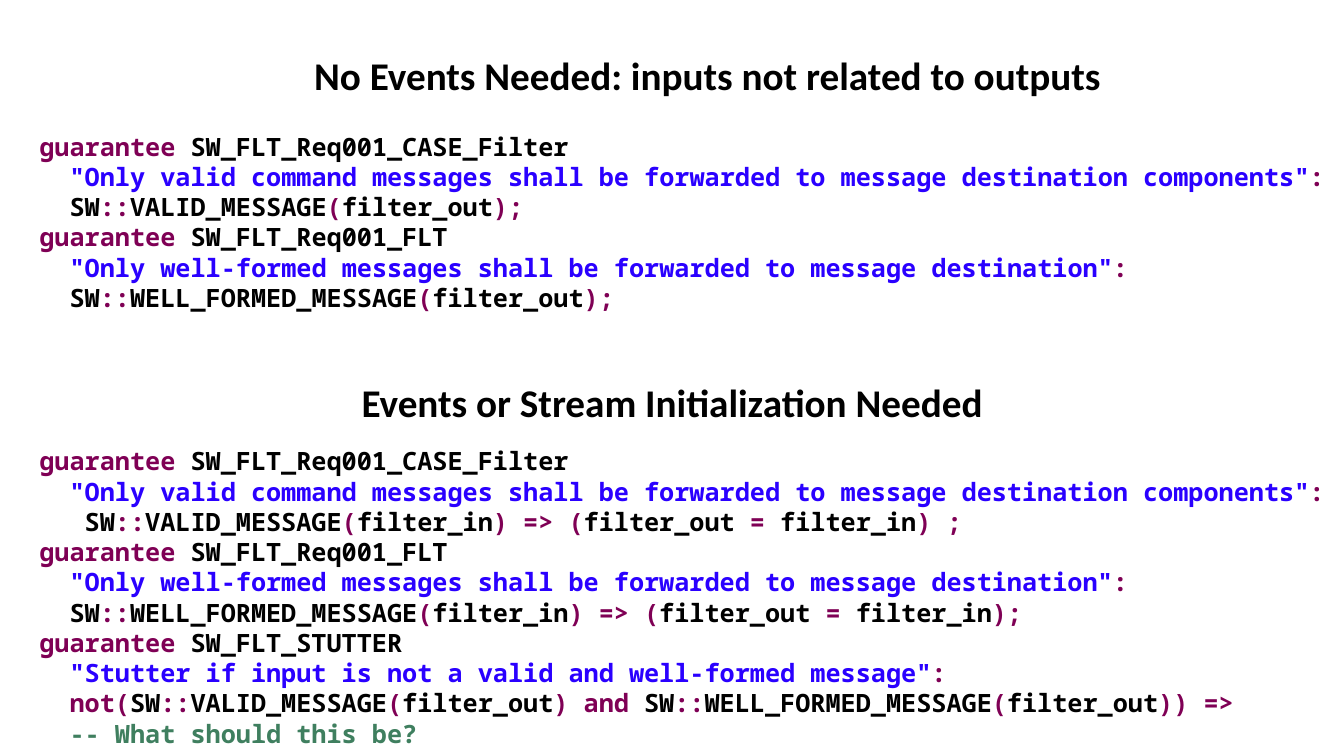
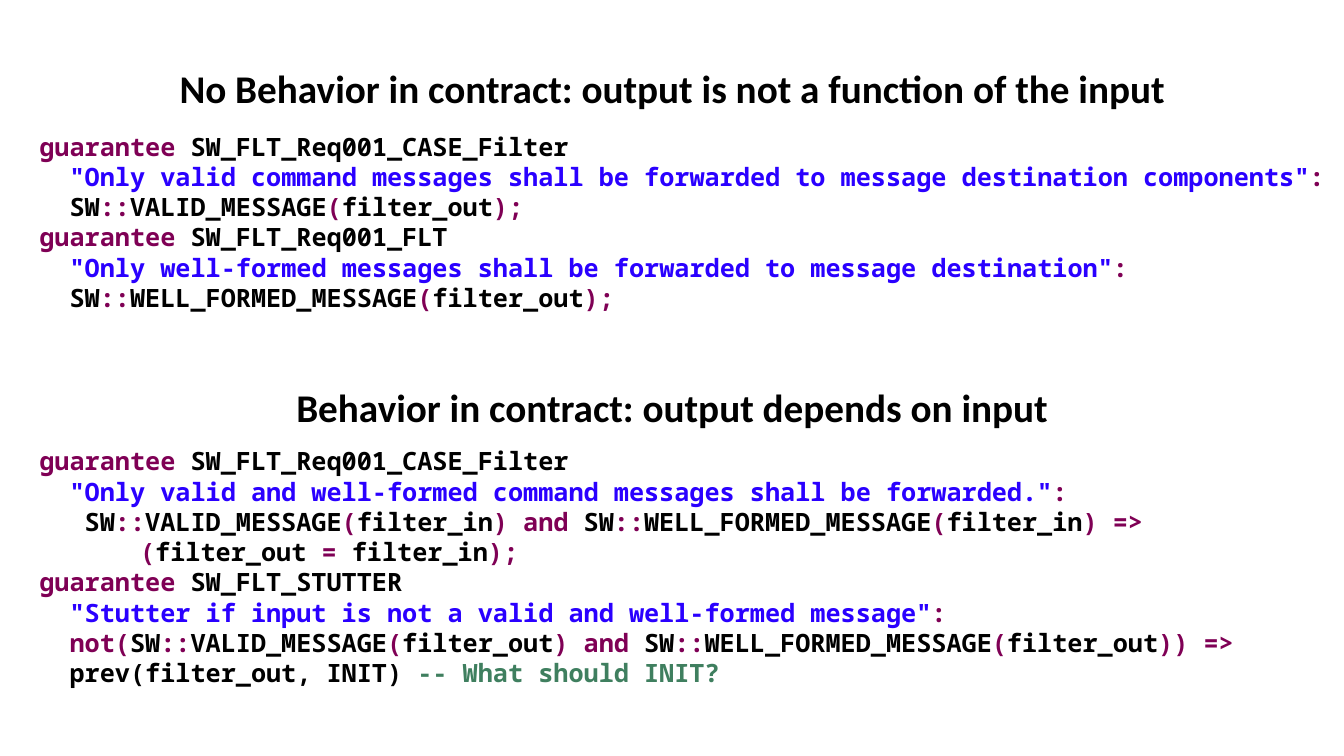
Before and after one commit to loonwerks/CASE, a slide deck: slide 7 of TA2/AGREE_event_ports/agree_event_semantics.pptx (slide 6 before the commit). Drawn at 1344x756 pixels with LibreOffice and Linux fonts; fonts in the diff are those of the drawing. Boxes give left, top, right and bottom in pixels: in the first picture for what was removed or moved away, otherwise in the second. Text is boxed around its words. In the diff, an @@ line names an element or a change of style, - is before the commit and + after.

Commit message:
Add clarification on behavior in contracts

```diff
--- a/TA2/AGREE_event_ports/agree_event_semantics.pptx
+++ b/TA2/AGREE_event_ports/agree_event_semantics.pptx
@@ text at <box>180,75,1164,109</box>: text changed @@
-No Events Needed: inputs not related to outputs
+No Behavior in contract: output is not a function of the input
@@ text at <box>296,394,1048,428</box>: text changed @@
-Events or Stream Initialization Needed
+Behavior in contract: output depends on input
@@ text at <box>70,481,1098,566</box>: text changed; text colour #2A00FF to #000000 @@
-"Only valid command messages shall be forwarded to message destination components":
-SW::VALID_MESSAGE(filter_in) => (filter_out = filter_in) ;
-guarantee SW_FLT_Req001_FLT
-"Only well-formed messages shall be forwarded to message destination":
-SW::WELL_FORMED_MESSAGE(filter_in) => (filter_out = filter_in);
+"Only valid and well-formed command messages shall be forwarded.":
+SW::VALID_MESSAGE(filter_in) and SW::WELL_FORMED_MESSAGE(filter_in) =>
+(filter_out = filter_in);
@@ text at <box>70,662,720,688</box>: text changed; text colour #3F7F5F to #000000 @@
--- What should this be?
+prev(filter_out, INIT) -- What should INIT?
```
Also in this commit, not shown: 1 slide added.
